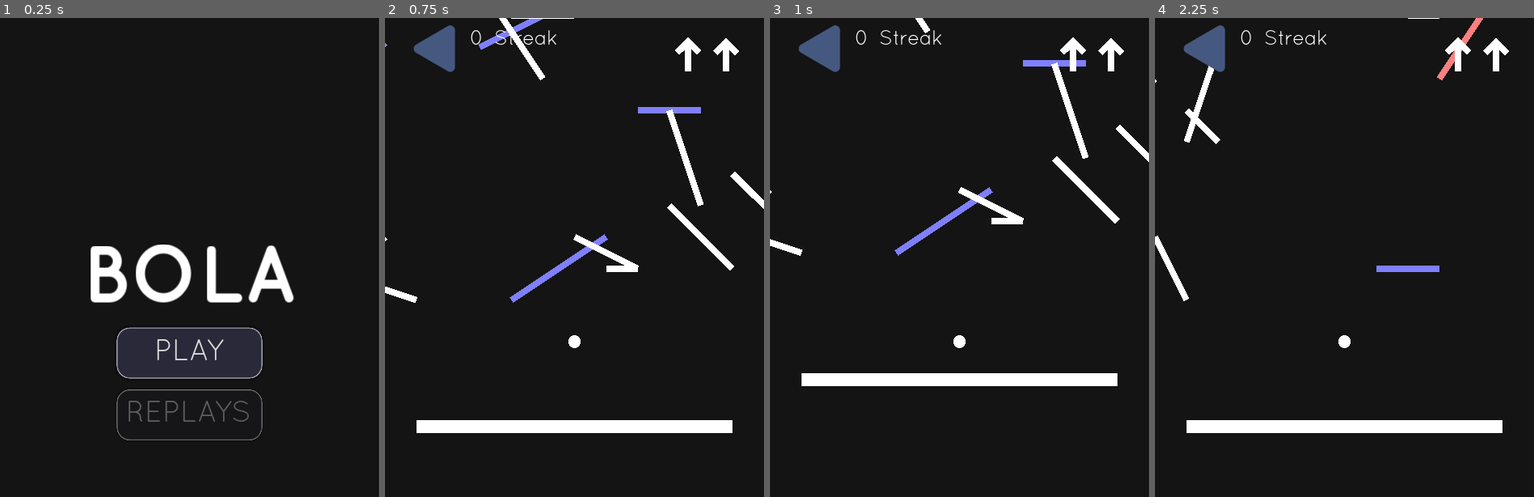
Above: before the commit, frames 1-4 (left to right).
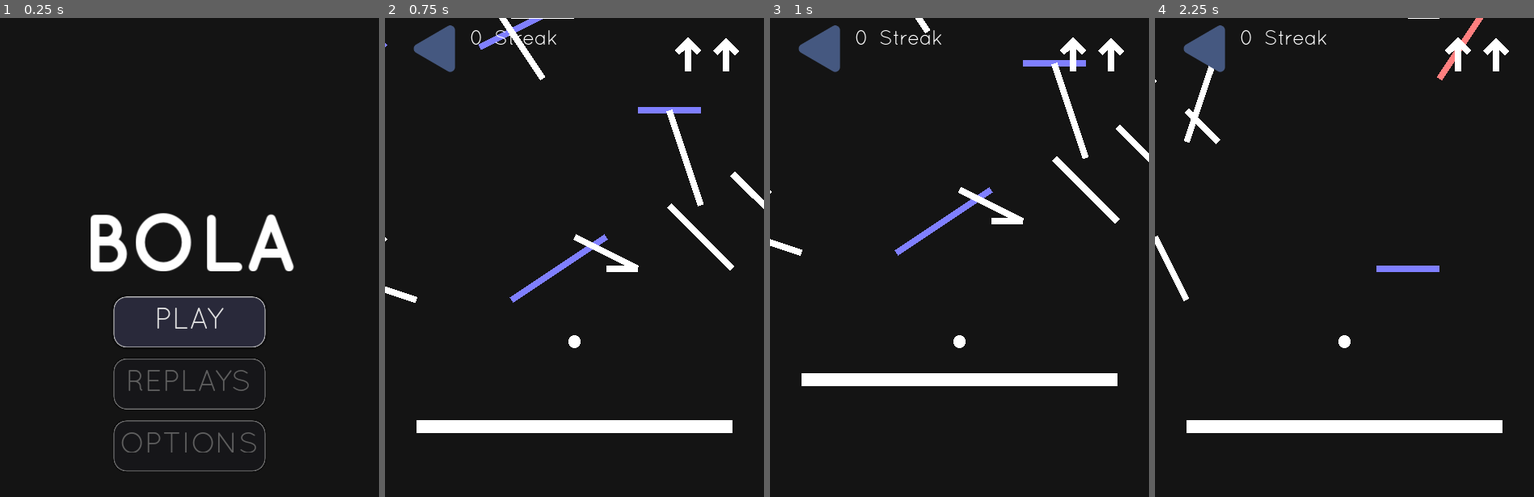
Above: after the commit, the same moments.

Repository: manglemix/Bola
Game: Godot game, scene res://levels/main_menu.tscn
Two runs of this game, one before a commit and one after it. Both use one fixed random seed, a clock stepped at 60 frames per second and the inputs below.
Inputs (mouse positions are in pixels of both pictures, inside the frame that each line leads up to):
- Up to frame 1 (0.25 s): no input
- Up to frame 2 (0.75 s): click "PLAY" at 0.5 s
- Up to frame 3 (1 s): no input
- Up to frame 4 (2.25 s): click (1204, 46) at 1.25 s; click "PLAY" at 2 s

The runs differ from the first frame. In frame 1, 11% of the frame differs, in the area x 23-78%, y 40-95%; in frame 2, nothing differs; in frame 3, nothing differs; in frame 4, nothing differs.

Commit message:
Added options

Diff:
--- a/autoloads/music_player.gd
+++ b/autoloads/music_player.gd
@@ -14,6 +14,8 @@
 
 
 func _ready():
+	bus = "Music"
+	volume_db = -5
 	randomize()
 	songs.shuffle()
 	_on_finished()
--- /dev/null
+++ b/autoloads/settings.gd
@@ -0,0 +1,13 @@
+extends Node
+
+
+const MAX_MUSIC_VOLUME := 5.0
+const MIN_MUSIC_VOLUME := -15.0
+
+
+func get_music_volume() -> float:
+	return AudioServer.get_bus_volume_db(1)
+
+
+func set_music_volume(volume: float):
+	AudioServer.set_bus_volume_db(1, volume)
--- a/default_bus_layout.tres
+++ b/default_bus_layout.tres
@@ -5,5 +5,5 @@
 bus/1/solo = false
 bus/1/mute = false
 bus/1/bypass_fx = false
-bus/1/volume_db = 0.0
+bus/1/volume_db = 0.0694828
 bus/1/send = "Master"
--- a/levels/main_menu.tscn
+++ b/levels/main_menu.tscn
@@ -102,6 +102,20 @@
 	get_tree().change_scene(\"res://levels/replay_selector.tscn\")
 "
 
+[sub_resource type="GDScript" id=13]
+script/source = "extends Button
+
+
+func _ready():
+	disabled = not Replays.has_replays
+
+
+func _on_Play_pressed():
+	GameState.started = true
+	# warning-ignore-all:return_value_discarded
+	get_tree().change_scene(\"res://levels/settings_ui.tscn\")
+"
+
 [node name="Node2D" type="Node2D"]
 script = SubResource( 3 )
 
@@ -113,29 +127,29 @@
 alignment = 1
 
 [node name="Label" type="Label" parent="CanvasLayer/VBoxContainer"]
-margin_top = 355.0
+margin_top = 306.0
 margin_right = 600.0
-margin_bottom = 473.0
+margin_bottom = 424.0
 theme = SubResource( 5 )
 text = "BOLA"
 align = 1
 
 [node name="Control" type="Control" parent="CanvasLayer/VBoxContainer"]
-margin_top = 477.0
+margin_top = 428.0
 margin_right = 600.0
-margin_bottom = 487.0
+margin_bottom = 438.0
 rect_min_size = Vector2( 0, 10 )
 
 [node name="VBoxContainer" type="VBoxContainer" parent="CanvasLayer/VBoxContainer"]
-margin_left = 185.0
-margin_top = 491.0
-margin_right = 415.0
-margin_bottom = 669.0
-rect_min_size = Vector2( 230, 0 )
+margin_left = 180.0
+margin_top = 442.0
+margin_right = 420.0
+margin_bottom = 718.0
+rect_min_size = Vector2( 240, 0 )
 size_flags_horizontal = 4
 
 [node name="Play" type="Button" parent="CanvasLayer/VBoxContainer/VBoxContainer"]
-margin_right = 230.0
+margin_right = 240.0
 margin_bottom = 80.0
 rect_min_size = Vector2( 200, 80 )
 focus_mode = 0
@@ -149,13 +163,13 @@
 
 [node name="Control2" type="Control" parent="CanvasLayer/VBoxContainer/VBoxContainer"]
 margin_top = 84.0
-margin_right = 230.0
+margin_right = 240.0
 margin_bottom = 94.0
 rect_min_size = Vector2( 0, 10 )
 
 [node name="Replays" type="Button" parent="CanvasLayer/VBoxContainer/VBoxContainer"]
 margin_top = 98.0
-margin_right = 230.0
+margin_right = 240.0
 margin_bottom = 178.0
 rect_min_size = Vector2( 200, 80 )
 focus_mode = 0
@@ -169,5 +183,27 @@
 text = "REPLAYS"
 script = SubResource( 11 )
 
+[node name="Control3" type="Control" parent="CanvasLayer/VBoxContainer/VBoxContainer"]
+margin_top = 182.0
+margin_right = 240.0
+margin_bottom = 192.0
+rect_min_size = Vector2( 0, 10 )
+
+[node name="Replays2" type="Button" parent="CanvasLayer/VBoxContainer/VBoxContainer"]
+margin_top = 196.0
+margin_right = 240.0
+margin_bottom = 276.0
+rect_min_size = Vector2( 200, 80 )
+theme = SubResource( 7 )
+custom_colors/font_color_disabled = Color( 0.37, 0.37, 0.37, 1 )
+custom_colors/font_color_pressed = Color( 0.46, 0.46, 0.46, 1 )
+custom_styles/hover = SubResource( 9 )
+custom_styles/pressed = SubResource( 10 )
+custom_styles/disabled = SubResource( 12 )
+custom_styles/normal = SubResource( 9 )
+text = "OPTIONS"
+script = SubResource( 13 )
+
 [connection signal="pressed" from="CanvasLayer/VBoxContainer/VBoxContainer/Play" to="CanvasLayer/VBoxContainer/VBoxContainer/Play" method="_on_Play_pressed"]
 [connection signal="pressed" from="CanvasLayer/VBoxContainer/VBoxContainer/Replays" to="CanvasLayer/VBoxContainer/VBoxContainer/Replays" method="_on_Play_pressed"]
+[connection signal="pressed" from="CanvasLayer/VBoxContainer/VBoxContainer/Replays2" to="CanvasLayer/VBoxContainer/VBoxContainer/Replays2" method="_on_Play_pressed"]
--- a/levels/replay_selector.tscn
+++ b/levels/replay_selector.tscn
@@ -9,6 +9,12 @@
 
 func _input(event):
 	if event.is_action_pressed(\"ui_cancel\"):
+		# warning-ignore:return_value_discarded
+		get_tree().change_scene(\"res://levels/main_menu.tscn\")
+
+
+func _notification(what):
+	if what == MainLoop.NOTIFICATION_WM_QUIT_REQUEST or what == MainLoop.NOTIFICATION_WM_GO_BACK_REQUEST:
 		# warning-ignore:return_value_discarded
 		get_tree().change_scene(\"res://levels/main_menu.tscn\")
 "
--- /dev/null
+++ b/levels/settings_ui.tscn
@@ -0,0 +1,113 @@
+[gd_scene load_steps=9 format=2]
+
+[ext_resource path="res://Quicksand_Book.otf" type="DynamicFontData" id=1]
+[ext_resource path="res://ui/back_button.tscn" type="PackedScene" id=2]
+
+[sub_resource type="GDScript" id=6]
+script/source = "extends VBoxContainer
+
+
+func _input(event):
+	if event.is_action_pressed(\"ui_cancel\"):
+		# warning-ignore:return_value_discarded
+		get_tree().change_scene(\"res://levels/main_menu.tscn\")
+
+
+func _notification(what):
+	if what == MainLoop.NOTIFICATION_WM_QUIT_REQUEST or what == MainLoop.NOTIFICATION_WM_GO_BACK_REQUEST:
+		# warning-ignore:return_value_discarded
+		get_tree().change_scene(\"res://levels/main_menu.tscn\")
+"
+
+[sub_resource type="DynamicFont" id=1]
+size = 64
+font_data = ExtResource( 1 )
+
+[sub_resource type="Theme" id=2]
+default_font = SubResource( 1 )
+
+[sub_resource type="DynamicFont" id=3]
+size = 32
+font_data = ExtResource( 1 )
+
+[sub_resource type="Theme" id=4]
+default_font = SubResource( 3 )
+
+[sub_resource type="GDScript" id=5]
+script/source = "extends HSlider
+
+
+func _ready():
+	value = inverse_lerp(Settings.MIN_MUSIC_VOLUME, Settings.MAX_MUSIC_VOLUME, Settings.get_music_volume())
+
+
+func _on_HSlider_value_changed(value):
+	AudioServer.set_bus_mute(1, value == 0)
+	Settings.set_music_volume(lerp(Settings.MIN_MUSIC_VOLUME, Settings.MAX_MUSIC_VOLUME, value))
+"
+
+[node name="Control" type="VBoxContainer"]
+anchor_right = 1.0
+anchor_bottom = 1.0
+margin_left = 20.0
+margin_top = 30.0
+margin_right = -20.0
+script = SubResource( 6 )
+
+[node name="HBoxContainer" type="HBoxContainer" parent="."]
+margin_right = 560.0
+margin_bottom = 100.0
+
+[node name="Control2" type="Control" parent="HBoxContainer"]
+margin_right = 100.0
+margin_bottom = 100.0
+rect_min_size = Vector2( 100, 100 )
+
+[node name="BackButton" parent="HBoxContainer/Control2" instance=ExtResource( 2 )]
+margin_left = 4.0
+margin_right = 104.0
+rect_rotation = 180.0
+rect_scale = Vector2( 0.75, 0.75 )
+rect_pivot_offset = Vector2( 40, 40 )
+
+[node name="Label" type="Label" parent="HBoxContainer"]
+margin_left = 104.0
+margin_top = 21.0
+margin_right = 560.0
+margin_bottom = 79.0
+size_flags_horizontal = 3
+theme = SubResource( 2 )
+text = "OPTIONS"
+align = 2
+
+[node name="Control" type="Control" parent="."]
+margin_top = 104.0
+margin_right = 560.0
+margin_bottom = 134.0
+rect_min_size = Vector2( 0, 30 )
+
+[node name="VBoxContainer" type="VBoxContainer" parent="."]
+margin_left = 130.0
+margin_top = 138.0
+margin_right = 430.0
+margin_bottom = 188.0
+rect_min_size = Vector2( 300, 0 )
+size_flags_horizontal = 4
+
+[node name="Label" type="Label" parent="VBoxContainer"]
+margin_right = 300.0
+margin_bottom = 30.0
+theme = SubResource( 4 )
+text = "Music"
+align = 1
+
+[node name="HSlider" type="HSlider" parent="VBoxContainer"]
+margin_top = 34.0
+margin_right = 300.0
+margin_bottom = 50.0
+max_value = 1.0
+step = 0.01
+value = 1.0
+script = SubResource( 5 )
+
+[connection signal="value_changed" from="VBoxContainer/HSlider" to="VBoxContainer/HSlider" method="_on_HSlider_value_changed"]
--- a/project.godot
+++ b/project.godot
@@ -96,6 +96,7 @@
 GameState="*res://autoloads/game_state.gd"
 Replays="*res://autoloads/replays.gd"
 MusicPlayer="*res://autoloads/music_player.gd"
+Settings="*res://autoloads/settings.gd"
 
 [display]
 
Not shown: 1 places in levels/main_menu.tscn that only renumber resources
